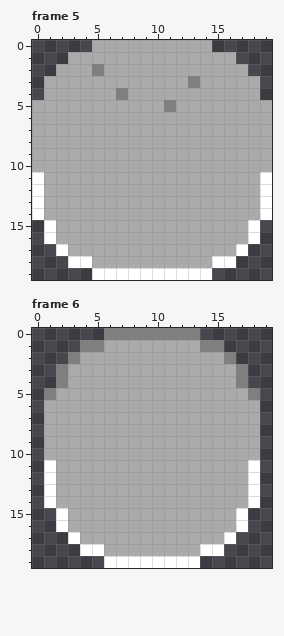
Two versions of one pixel-art file, art/water_mole.ase. The picture above is the old version.
20x20 pixels, 6 frames. Shown: frame 5, frame 6. The commit also changed other frames, which this record leaves out.
Now the later version:
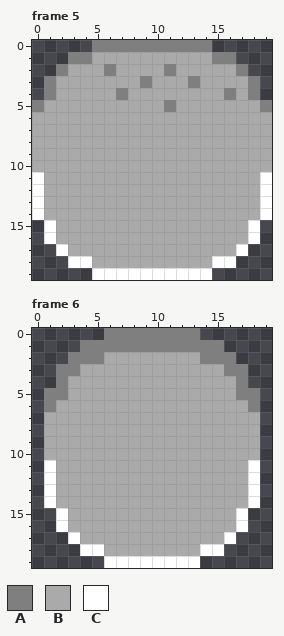
Palette (. is transparent): A #7f7f7f  B #aaaaaa  C #ffffff
Change:
Frame 5, layer "Layer 4":
y 0: x 5..14 BBBBBBBBBB -> AAAAAAAAAA
y 1: x 3..4 BB -> AA; x 15..16 BB -> AA
y 2: x 2 B -> A; x 5..6 AB -> BA; x 11 B -> A; x 17 B -> A
y 3: x 1 B -> A; x 9 B -> A; x 18 B -> A
y 4: x 1 B -> A; x 16 B -> A; x 18 B -> A
y 5: x 0 B -> A; x 19 B -> A
Frame 6, layer "Layer 4":
y 1: x 6..13 BBBBBBBB -> AAAAAAAA
y 2: x 4..5 BB -> AA; x 14..15 BB -> AA
y 3: x 3 B -> A; x 16 B -> A
y 5: x 2 B -> A; x 17 B -> A
y 6: x 1 B -> A; x 18 B -> A
